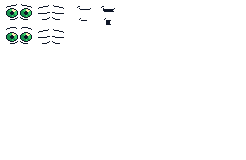
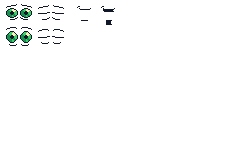
Before/after of a (246, 160) layered artwork. What changed in the layer stack:
removed layer "Layer 2" over [9, 29, 64, 44]
painted on "buddy_1" over [9, 18, 112, 46]
